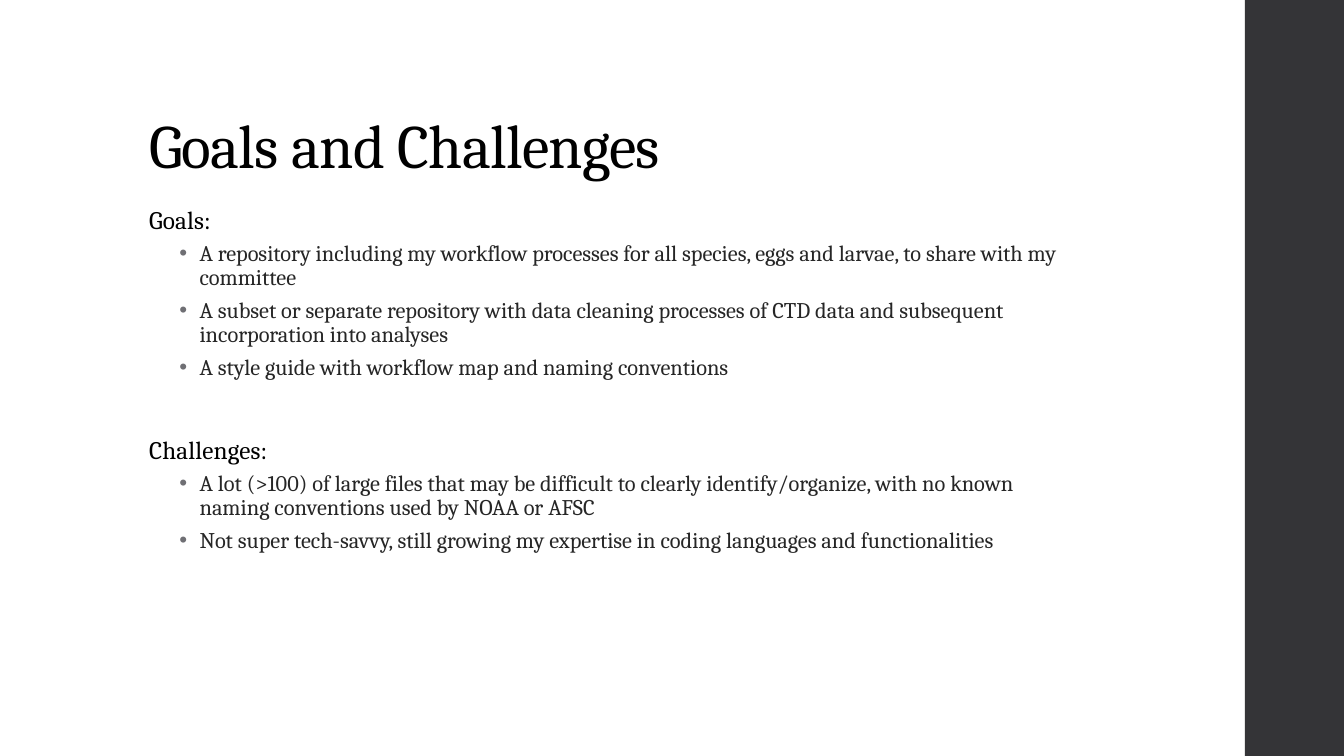
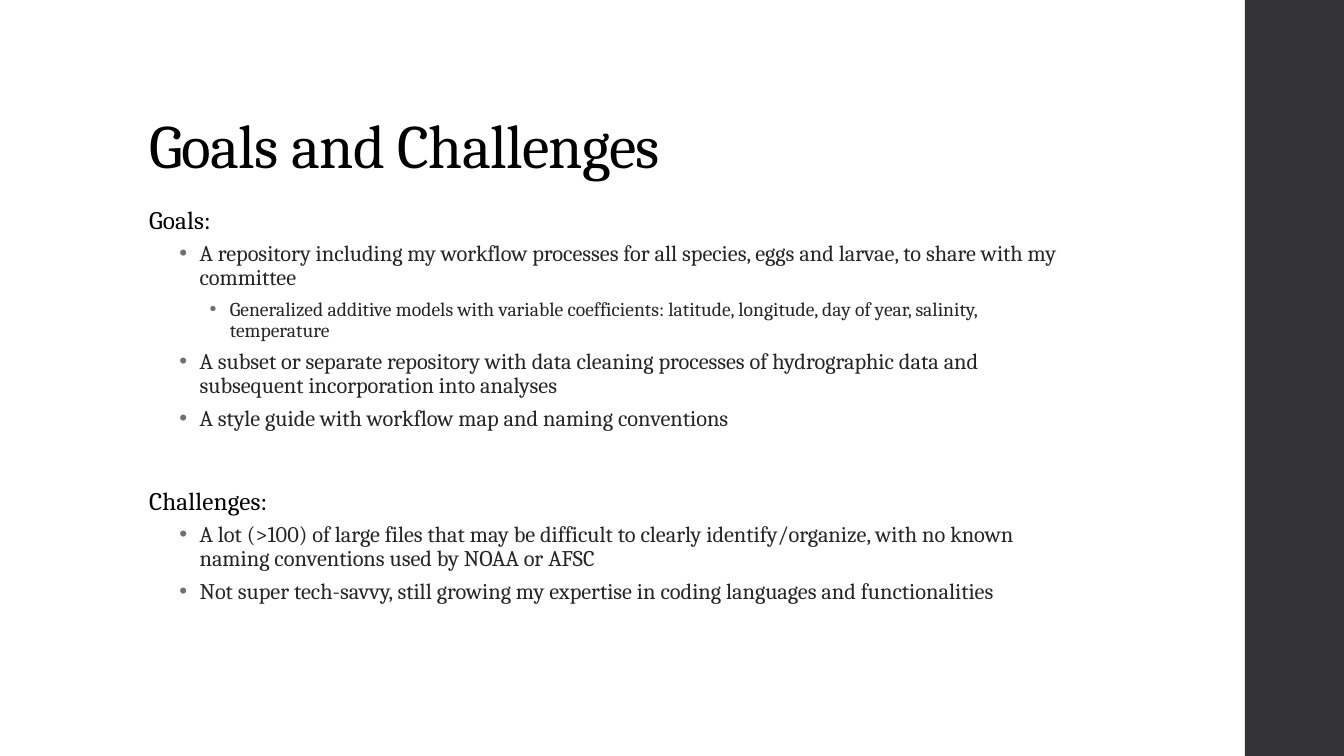
Before and after one commit to varyl97/BeringSeaFishes_GAM_Analyses, a slide deck: slide 4 of Project_Proposal_Slides_LV.pptx. Drawn at 1344x756 pixels with LibreOffice and Linux fonts; fonts in the diff are those of the drawing. Boxes give left, top, right and bottom in pixels: in the first picture for what was removed or moved away, otherwise in the second. Text is boxed around its words. In the diff, an @@ line names an element or a change of style, - is before the commit and + after.

```diff
--- a/Project_Proposal_Slides_LV.pptx
+++ b/Project_Proposal_Slides_LV.pptx
@@ text at (x1=200, y1=302, x2=979, y2=398): text changed @@
-  • A subset or separate repository with data cleaning processes of CTD data and subsequent incorporation into analyses
+    • Generalized additive models with variable coefficients: latitude, longitude, day of year, salinity, temperature
+  • A subset or separate repository with data cleaning processes of hydrographic data and subsequent incorporation into analyses
```
